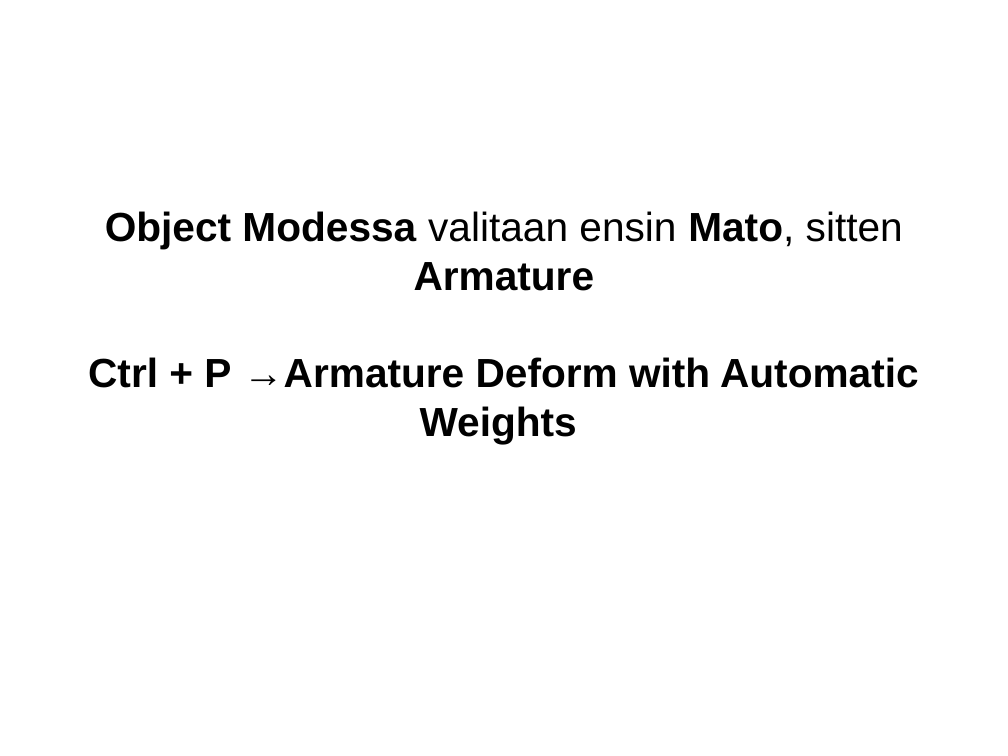
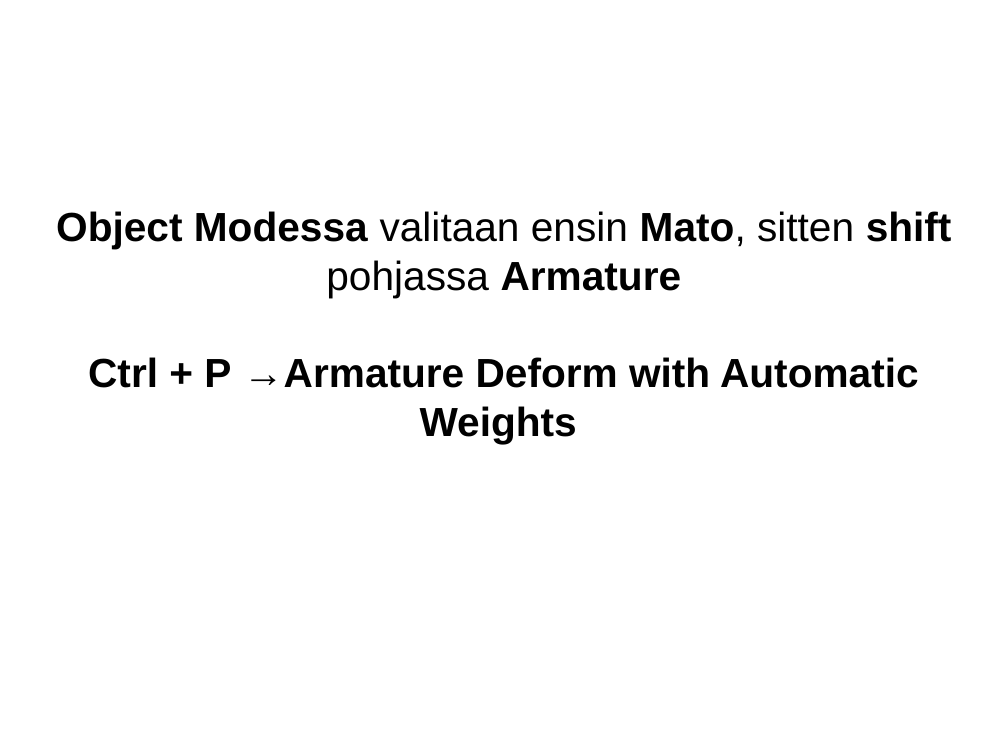
Before and after one commit to Blastra/Blenderkurssi2015, a slide deck: slide 20 of Kalvot/Kappaleen liikkeiden tuottaminen luurakenteella.odp. Drawn at 1008x756 pixels with LibreOffice and Linux fonts; fonts in the diff are those of the drawing. Boxes give left, top, right and bottom in pixels: in the first picture for what was removed or moved away, otherwise in the second. Text is boxed around its words. In the diff, an @@ line names an element or a change of style, - is before the commit and + after.

```diff
--- a/Kalvot/Kappaleen liikkeiden tuottaminen luurakenteella.odp
+++ b/Kalvot/Kappaleen liikkeiden tuottaminen luurakenteella.odp
@@ subtitle at bbox=[56, 211, 952, 297]: text changed @@
-Object Modessa valitaan ensin Mato, sitten Armature
+Object Modessa valitaan ensin Mato, sitten shift pohjassa Armature
```
Also in this commit, not shown: 2 other slides changed, 1 other file.
